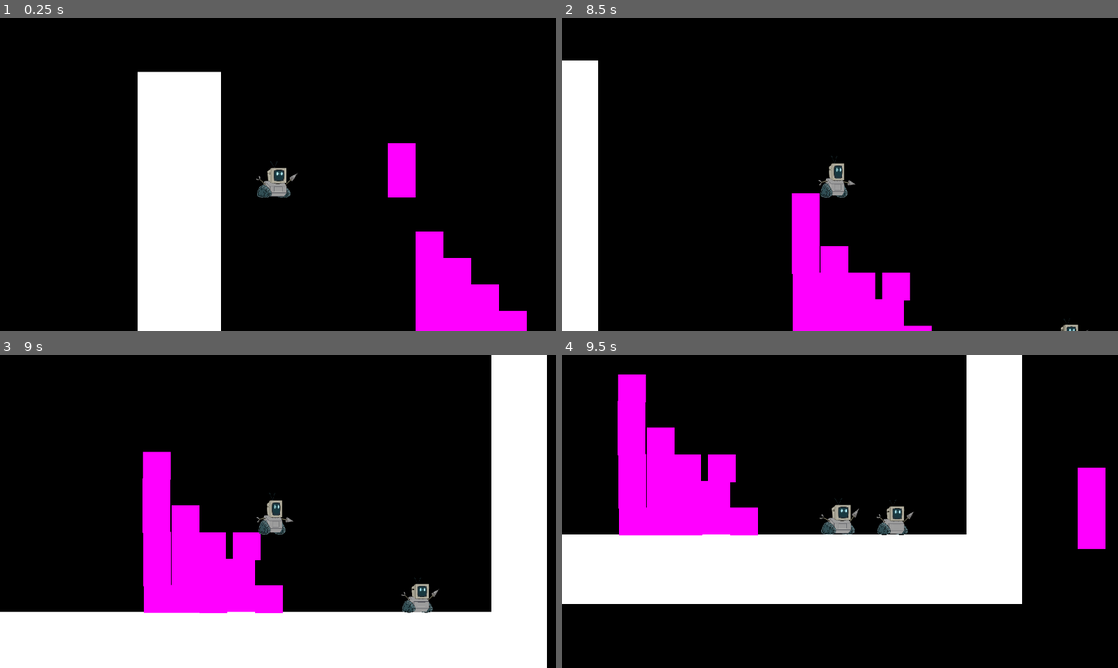
Above: before the commit, frames 1-4 (two rows, left to right).
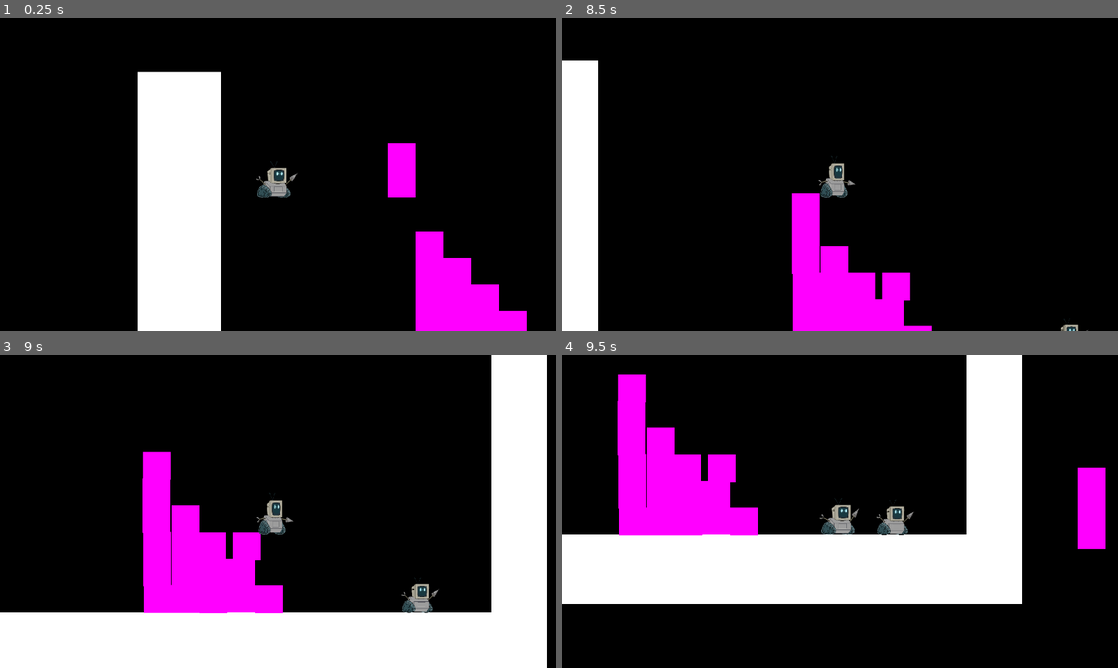
Above: after the commit, the same moments.

Repository: cvr8924/robot-game
Game: Godot game, scene res://ScreenOne.tscn
Same seed, same stepped clock (60 frames per second), same inputs: the game is played once before the commit and once after it. This scene is started directly instead of the project's main scene.
Inputs:
- Up to frame 1 (0.25 s): no input
- Up to frame 2 (8.5 s): tap Enter (ui_accept) at 0.5, 0.77, 1.52, 3.02, 3.77, 4.52, 6.02, 6.77, 7.52 s; hold Right (ui_right) 0.53-2.03 s; hold Left (ui_left) 2.03-2.78 s; hold Right (ui_right) 2.78-4.28 s; tap P (Debug_Button) at 4.15 s; hold Left (ui_left) 4.28-5.03 s; hold Right (ui_right) 5.03-5.78 s; hold Left (ui_left) 5.78-7.28 s; hold Right (ui_right) from 7.28 s (still down)
- Up to frame 3 (9 s): keep holding Right (ui_right)
- Up to frame 4 (9.5 s): keep holding Right (ui_right); tap Enter (ui_accept) at 9.02 s

Frames 1-2 are identical in both runs. In frame 3, 0.1% of the frame differs, in the area x 0-89%, y 73-83%; in frame 4, nothing differs.

Commit message:
Rudimentary Combat Implemented
~CR

Diff:
--- a/Hitbox.gd
+++ b/Hitbox.gd
@@ -6,8 +6,9 @@
 	area_entered.connect(_on_area_entered)
 
 func _on_area_entered(area_2d: Area2D) -> void:
-	assert(area_2d is Hurtbox, "Invalid Hitbox Detection: This is not a Hurt Box :(")
-	var hurtbox = area_2d as Hurtbox
-	if hurtbox.is_invulnerable:
-		return
-	hurtbox.hurt.emit(self)
+	if area_2d is Hurtbox:
+		assert(area_2d is Hurtbox, "Invalid Hitbox Detection: This is not a Hurt Box :(")
+		var hurtbox = area_2d as Hurtbox
+		if hurtbox.is_invulnerable:
+			return
+		hurtbox.hurt.emit(self)
--- a/Level_Generic.tscn
+++ b/Level_Generic.tscn
@@ -3,7 +3,7 @@
 [ext_resource type="Script" uid="uid://peomc8rhtn2p" path="res://world.gd" id="1_ljhsb"]
 [ext_resource type="PackedScene" uid="uid://b75lc62e8tfah" path="res://player.tscn" id="2_8dpgk"]
 
-[node name="World" type="Node2D"]
+[node name="world" type="Node2D"]
 script = ExtResource("1_ljhsb")
 
 [node name="StaticBody2D" type="StaticBody2D" parent="."]
--- /dev/null
+++ b/Pathfinding_test_Screen.tscn
@@ -0,0 +1,27 @@
+[gd_scene load_steps=5 format=3 uid="uid://by1x4jn01avyn"]
+
+[ext_resource type="PackedScene" uid="uid://cmb1o47l73yc6" path="res://Level_Generic.tscn" id="1_2s8k2"]
+[ext_resource type="Script" uid="uid://csw6ntmj358aw" path="res://enemy_ai_node.gd" id="2_6huia"]
+[ext_resource type="PackedScene" uid="uid://c4cpdfpk2a3m3" path="res://Rat.tscn" id="3_6huia"]
+
+[sub_resource type="Curve2D" id="Curve2D_2s8k2"]
+_data = {
+"points": PackedVector2Array(0, 0, 0, 0, 136, 152, 0, 0, 0, 0, 288, 152, 0, 0, 0, 0, 136, 152)
+}
+point_count = 3
+
+[node name="Broken sadface" instance=ExtResource("1_2s8k2")]
+
+[node name="Player" parent="." index="1"]
+position = Vector2(16, 144)
+
+[node name="EnemyAINode" type="Node2D" parent="." index="2"]
+script = ExtResource("2_6huia")
+
+[node name="Path2D" type="Path2D" parent="EnemyAINode" index="0"]
+curve = SubResource("Curve2D_2s8k2")
+
+[node name="PathFollow2D" type="PathFollow2D" parent="EnemyAINode/Path2D" index="0"]
+position = Vector2(136, 152)
+
+[node name="CharacterBody2D" parent="EnemyAINode/Path2D/PathFollow2D" index="0" instance=ExtResource("3_6huia")]
--- /dev/null
+++ b/Rat.tscn
@@ -0,0 +1,60 @@
+[gd_scene load_steps=9 format=3 uid="uid://c4cpdfpk2a3m3"]
+
+[ext_resource type="Texture2D" uid="uid://bq132dol7yb6w" path="res://icon.svg" id="1_3qrag"]
+[ext_resource type="Script" uid="uid://c4j4f8xrlct2l" path="res://rat.gd" id="1_p2c4i"]
+[ext_resource type="Script" uid="uid://baaqm0rva0i13" path="res://Hitbox.gd" id="2_4ap6t"]
+[ext_resource type="Script" uid="uid://w5dyn1v0hhcx" path="res://Hurtbox.gd" id="3_8ke84"]
+
+[sub_resource type="AtlasTexture" id="AtlasTexture_4ap6t"]
+atlas = ExtResource("1_3qrag")
+region = Rect2(0, 0, 128, 128)
+
+[sub_resource type="SpriteFrames" id="SpriteFrames_8ke84"]
+animations = [{
+"frames": [{
+"duration": 1.0,
+"texture": SubResource("AtlasTexture_4ap6t")
+}],
+"loop": true,
+"name": &"default",
+"speed": 5.0
+}]
+
+[sub_resource type="CapsuleShape2D" id="CapsuleShape2D_p2c4i"]
+radius = 16.0
+height = 32.0
+
+[sub_resource type="RectangleShape2D" id="RectangleShape2D_p2c4i"]
+size = Vector2(36, 34)
+
+[node name="CharacterBody2D" type="CharacterBody2D"]
+script = ExtResource("1_p2c4i")
+
+[node name="AnimatedSprite2D" type="AnimatedSprite2D" parent="."]
+scale = Vector2(0.25, 0.25)
+sprite_frames = SubResource("SpriteFrames_8ke84")
+
+[node name="CollisionShape2D" type="CollisionShape2D" parent="."]
+shape = SubResource("CapsuleShape2D_p2c4i")
+
+[node name="Hitbox" type="Area2D" parent="."]
+collision_layer = 8
+collision_mask = 8
+script = ExtResource("2_4ap6t")
+metadata/_custom_type_script = "uid://baaqm0rva0i13"
+
+[node name="CollisionPolygon2D" type="CollisionPolygon2D" parent="Hitbox"]
+position = Vector2(-2.3749921, -7.0000033)
+scale = Vector2(0.23437506, 0.25)
+polygon = PackedVector2Array(95.46661, 92.000015, 146.6666, 92.000015, 146.6666, -67.999985, -24.000027, -67.999985, -19.73336, -47.999985, 91.199936, -47.999985)
+
+[node name="Hurtbox" type="Area2D" parent="."]
+collision_layer = 8
+collision_mask = 8
+script = ExtResource("3_8ke84")
+metadata/_custom_type_script = "uid://w5dyn1v0hhcx"
+
+[node name="CollisionShape2D" type="CollisionShape2D" parent="Hurtbox"]
+position = Vector2(0, -1)
+shape = SubResource("RectangleShape2D_p2c4i")
+debug_color = Color(0.94851774, 4.7168137e-06, 0.5802884, 0.41960785)
--- /dev/null
+++ b/enemy_ai_node.gd
@@ -0,0 +1,7 @@
+extends Node2D
+
+@onready var path_follow : PathFollow2D = $Path2D/PathFollow2D
+@export var speed = 100
+
+func _process(delta: float) -> void:
+	path_follow.progress += speed*delta
--- a/player.gd
+++ b/player.gd
@@ -2,19 +2,31 @@
 
 
 @export var movement_data : PlayerMovementData
+@export var max_health : int
 @onready var old_body = load("res://old_body.tscn")
 @onready var animated_sprite_2d: AnimatedSprite2D = $AnimatedSprite2D
 @onready var coyote_timer: Timer = $CoyoteTimer
 @onready var attack_timer: Timer = $AttackTimer
 @onready var animation_player: AnimationPlayer = $AnimationPlayer
 @onready var hitbox: Hitbox = $Hitbox
+@onready var hurtbox: Hurtbox = $Hurtbox
 
 
+var health
 var startPos : Vector2
 
 func _ready() -> void:
 	startPos = position
+	health = max_health
 	animation_player.play("RESET")
+	#contact_monitor = true
+	hurtbox.hurt.connect(func(other_hitbox: Hitbox):
+		health-=1
+		if health <=0:
+			die()
+	)
+
+
 
 func die()-> void:
 	var old_bod = old_body.instantiate()
@@ -22,6 +34,7 @@
 	var world = get_tree().current_scene
 	world.add_child(old_bod)
 	position = startPos
+	health = max_health
 
 
 func _physics_process(delta: float) -> void:
--- a/player.tscn
+++ b/player.tscn
@@ -1,9 +1,10 @@
-[gd_scene load_steps=25 format=3 uid="uid://b75lc62e8tfah"]
+[gd_scene load_steps=27 format=3 uid="uid://b75lc62e8tfah"]
 
 [ext_resource type="Script" uid="uid://dco12sn18mx3w" path="res://player.gd" id="1_onrkg"]
 [ext_resource type="Resource" uid="uid://lgfv5cq42ivt" path="res://DefaultMovementData.tres" id="2_i3pqv"]
 [ext_resource type="Texture2D" uid="uid://dxi7dwr3lbl1a" path="res://Player Sprites 2.png" id="3_i3pqv"]
 [ext_resource type="Script" uid="uid://baaqm0rva0i13" path="res://Hitbox.gd" id="4_hqtel"]
+[ext_resource type="Script" uid="uid://w5dyn1v0hhcx" path="res://Hurtbox.gd" id="5_sweqy"]
 
 [sub_resource type="RectangleShape2D" id="RectangleShape2D_hqtel"]
 size = Vector2(10.501785, 6.533171)
@@ -187,12 +188,17 @@
 [sub_resource type="RectangleShape2D" id="RectangleShape2D_sweqy"]
 size = Vector2(25.658274, 19.926586)
 
+[sub_resource type="CapsuleShape2D" id="CapsuleShape2D_2hs0m"]
+radius = 7.030155
+height = 18.650291
+
 [node name="Player" type="CharacterBody2D"]
 collision_layer = 3
 floor_constant_speed = true
 floor_snap_length = 2.0
 script = ExtResource("1_onrkg")
 movement_data = ExtResource("2_i3pqv")
+max_health = 5
 
 [node name="Hitbox2" type="Area2D" parent="."]
 collision_layer = 8
@@ -254,3 +260,15 @@
 visible = false
 position = Vector2(8.520621, 9.654369)
 shape = SubResource("RectangleShape2D_sweqy")
+
+[node name="Hurtbox" type="Area2D" parent="."]
+position = Vector2(20, 10.217)
+collision_layer = 8
+collision_mask = 8
+script = ExtResource("5_sweqy")
+metadata/_custom_type_script = "uid://w5dyn1v0hhcx"
+
+[node name="CollisionShape2D" type="CollisionShape2D" parent="Hurtbox"]
+position = Vector2(-12.417994, -0.5034342)
+shape = SubResource("CapsuleShape2D_2hs0m")
+debug_color = Color(0.8977986, 0, 0.4080742, 0.41960785)
--- /dev/null
+++ b/rat.gd
@@ -0,0 +1,13 @@
+extends CharacterBody2D
+
+@onready var hurtbox: Hurtbox = $Hurtbox
+var health = 1
+
+
+func _ready() -> void:
+	hurtbox.hurt.connect(func(other_hitbox: Hitbox):
+		health -= 1
+		if health <= 0:
+			queue_free()
+	)
+	pass # Replace with function body.
Not shown, added: enemy_ai_node.gd.uid
Not shown, added: rat.gd.uid
Not shown, added: Pathfinding_test_Screen.tscn1817188065.tmp
